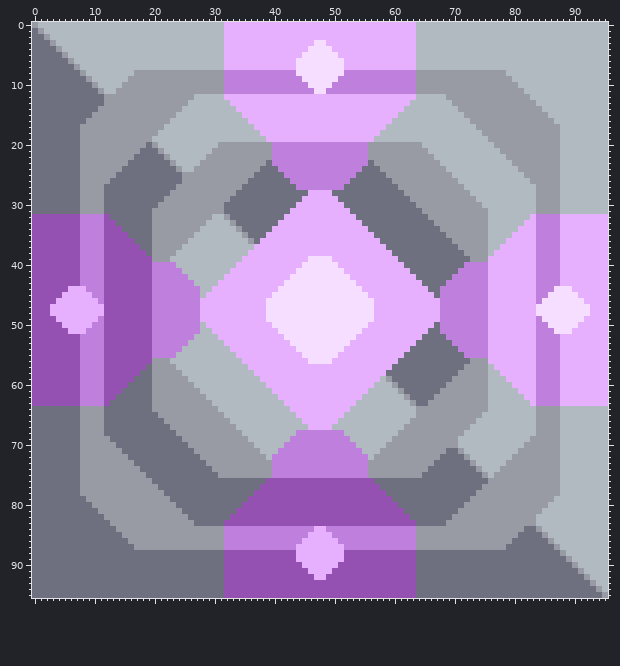
File history of a sprite sheet, sprites/blocks/thaumium-generator.png. Above, as it was before the edit.
The file is 96x96 pixels.
The same view after the edit:
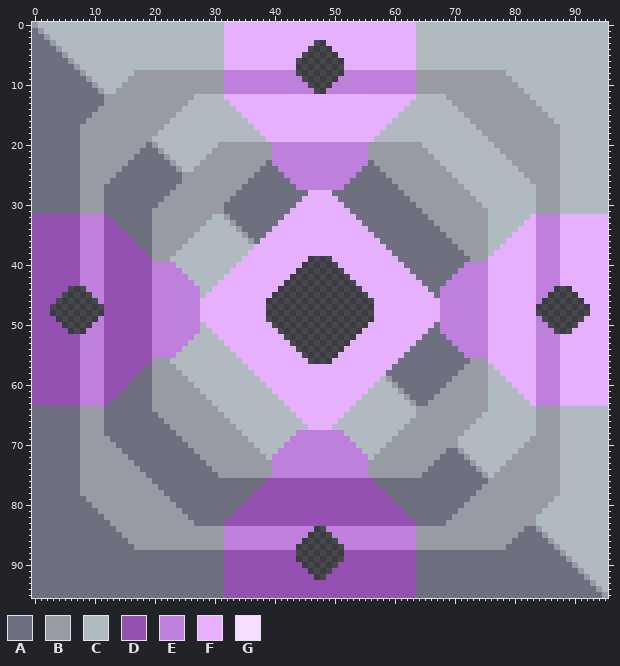
Palette (. is transparent): A #6e7080  B #989aa4  C #b0bac0  D #9451b2  E #bf7fdc  F #e6b0ff  G #f5deff
The exact change:
y 3: x 47..48 GG -> ..
y 4: x 46..49 GGGG -> ....
y 5: x 45..50 GGGGGG -> ......
y 6..8: x 44..51 GGGGGGGG -> ........
y 9: x 45..50 GGGGGG -> ......
y 10: x 46..49 GGGG -> ....
y 11: x 47..48 GG -> ..
y 39: x 46..49 GGGG -> ....
y 40: x 45..50 GGGGGG -> ......
y 41: x 44..51 GGGGGGGG -> ........
y 42: x 43..52 GGGGGGGGGG -> ..........
y 43: x 42..53 GGGGGGGGGGGG -> ............
y 44: x 6..8 FFF -> ...; x 41..54 GGGGGGGGGGGGGG -> ..............; x 87..89 GGG -> ...
y 45: x 5..9 FFFFF -> .....; x 40..55 GGGGGGGGGGGGGGGG -> ................; x 86..90 GGGGG -> .....
y 46: x 4..10 FFFFFFF -> .......; x 39..56 GGGGGGGGGGGGGGGGGG -> ..................; x 85..91 GGGGGGG -> .......
y 47..48: x 3..11 FFFFFFFFF -> .........; x 39..56 GGGGGGGGGGGGGGGGGG -> ..................; x 84..92 GGGGGGGGG -> .........
y 49: x 4..10 FFFFFFF -> .......; x 39..56 GGGGGGGGGGGGGGGGGG -> ..................; x 85..91 GGGGGGG -> .......
y 50: x 5..9 FFFFF -> .....; x 40..55 GGGGGGGGGGGGGGGG -> ................; x 86..90 GGGGG -> .....
y 51: x 6..8 FFF -> ...; x 41..54 GGGGGGGGGGGGGG -> ..............; x 87..89 GGG -> ...
y 52: x 42..53 GGGGGGGGGGGG -> ............
y 53: x 43..52 GGGGGGGGGG -> ..........
y 54: x 44..51 GGGGGGGG -> ........
y 55: x 45..50 GGGGGG -> ......
y 56: x 46..49 GGGG -> ....
y 84: x 47..48 FF -> ..
y 85: x 46..49 FFFF -> ....
y 86: x 45..50 FFFFFF -> ......
y 87..89: x 44..51 FFFFFFFF -> ........
y 90: x 45..50 FFFFFF -> ......
y 91: x 46..49 FFFF -> ....
y 92: x 47..48 FF -> ..
